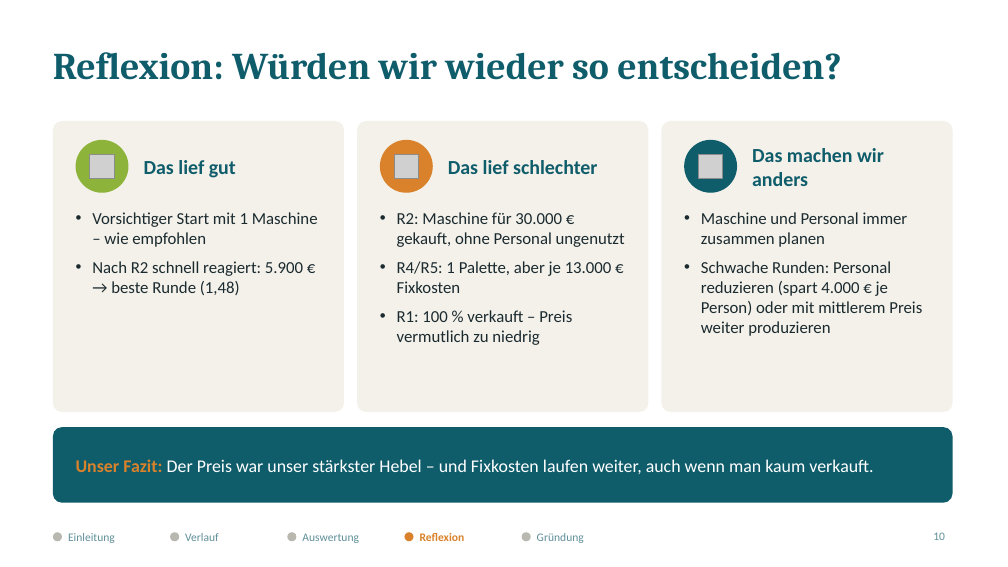
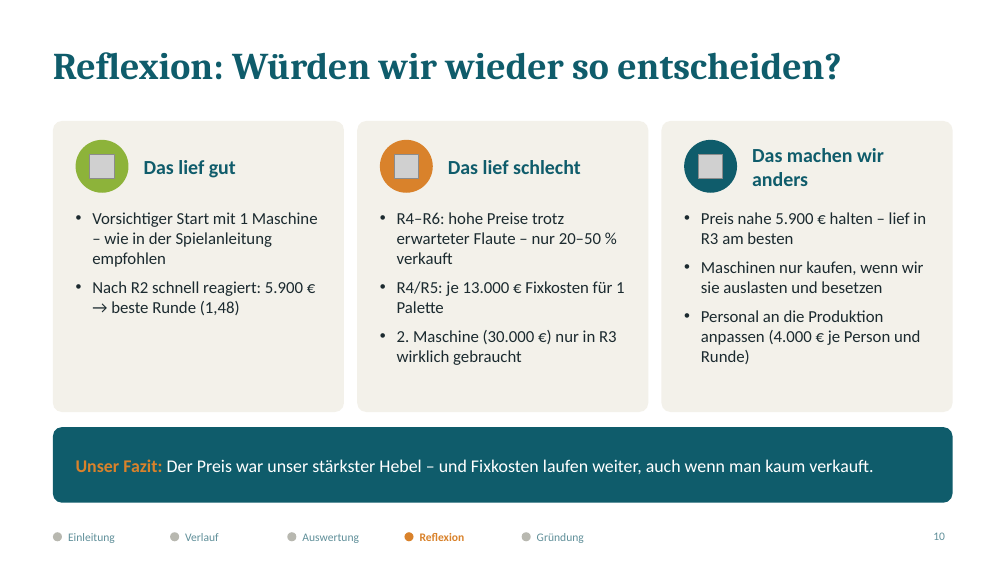
Before and after one commit to jofy0002/claude-workspace, a slide deck: slide 10 of endpraesentation/Elbharz_Endpraesentation.pptx. Drawn at 1008x567 pixels with LibreOffice and Linux fonts; fonts in the diff are those of the drawing; grey boxes stand for pictures. Boxes give left, top, right and bottom in pixels: in the first picture for what was removed or moved away, otherwise in the second. Text is boxed around its words. In the diff, an @@ line names an element or a change of style, - is before the commit and + after.

```diff
--- a/endpraesentation/Elbharz_Endpraesentation.pptx
+++ b/endpraesentation/Elbharz_Endpraesentation.pptx
@@ text at [448, 160, 581, 174]: text changed @@
-Das lief schlechter
+Das lief schlecht
@@ text at [92, 212, 318, 267]: text changed @@
-• Vorsichtiger Start mit 1 Maschine – wie empfohlen
+• Vorsichtiger Start mit 1 Maschine – wie in der Spielanleitung empfohlen
@@ text at [397, 212, 624, 365]: text changed @@
-• R2: Maschine für 30.000 € gekauft, ohne Personal ungenutzt
-• R4/R5: 1 Palette, aber je 13.000 € Fixkosten
-• R1: 100 % verkauft – Preis vermutlich zu niedrig
+• R4–R6: hohe Preise trotz erwarteter Flaute – nur 20–50 % verkauft
+• R4/R5: je 13.000 € Fixkosten für 1 Palette
+• 2. Maschine (30.000 €) nur in R3 wirklich gebraucht
@@ text at [701, 212, 926, 364]: text changed @@
-• Maschine und Personal immer zusammen planen
-• Schwache Runden: Personal reduzieren (spart 4.000 € je Person) oder mit mittlerem Preis weiter produzieren
+• Preis nahe 5.900 € halten – lief in R3 am besten
+• Maschinen nur kaufen, wenn wir sie auslasten und besetzen
+• Personal an die Produktion anpassen (4.000 € je Person und Runde)
```
Also in this commit, not shown: 8 other slides changed, 4 other files.
